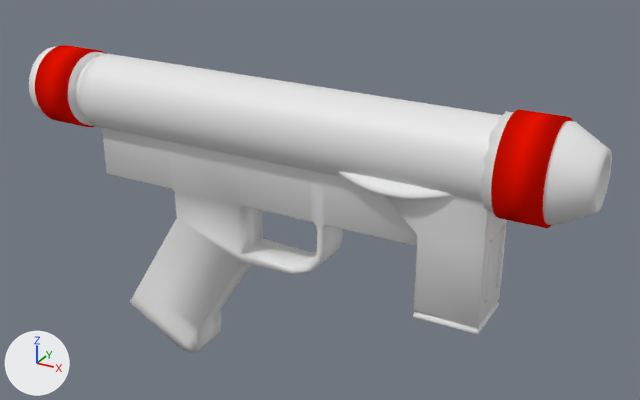
An edit to the Blender file Assets/Props (Assets)/Hand Weapons/se-14r.blend, drawn before and after from the same camera.
Before and after are seen from a 50 mm lens placed at (0.222, -0.315, 0.125), pointed at (0.041, 0.014, -0.04). Lighting does not change. The marker at lower left points along +X, +Y and +Z.

The first picture shows 'Butt Grip', 'Flash Suppresor', 'Flash Suppressor Grip', 'Magazine', 'Magazine Details', 'Main Barrel', 'Plane.002', 'Receiver'.
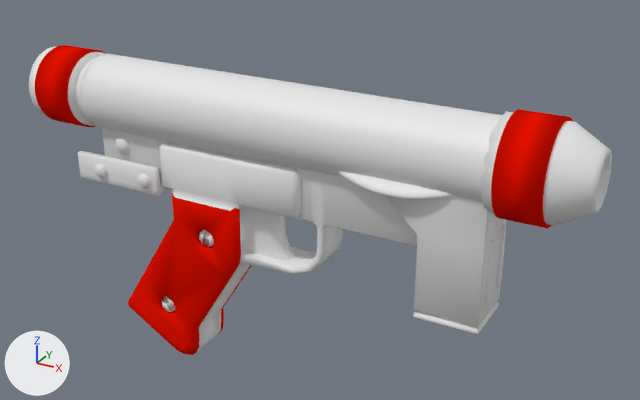
Diff of the bpy script that builds the scene:
```diff
--- a/Assets/Props (Assets)/Hand Weapons/se-14r.blend.py
+++ b/Assets/Props (Assets)/Hand Weapons/se-14r.blend.py
@@ ob_rear_clamp @@
+ob_rear_clamp = bpy.data.objects.new('Rear Clamp', me_cube_003)  # 16 vertices, 13 faces; spans x -0.0815..-0.0322, y -0.013..0.0, z -0.0435..-0.0292; modifiers MIRROR, BEVEL
+ob_rear_clamp.location = (0.0, 0.0, 0.0)
@@ ob_tirgger @@
+ob_tirgger = bpy.data.objects.new('Tirgger', me_cube_004)  # 88 vertices, 70 faces; spans x 0.001..0.0352, y -0.0051..0.0051, z -0.066..-0.0383
+ob_tirgger.location = (0.0, 0.0, 0.0)
@@ ob_handgrip @@
+ob_handgrip = bpy.data.objects.new('Handgrip', me_cube_005)  # 100 vertices, 94 faces; spans x -0.0585..0.0122, y -0.0138..-0.0096, z -0.1296..-0.0399; in mat_grip (red #e71200); modifiers MIRROR
+ob_handgrip.location = (0.0, 0.0, 0.0)
@@ ob_receiver_side_panel @@
+ob_receiver_side_panel = bpy.data.objects.new('Receiver Side Panel', me_cube_006)  # 20 vertices, 13 faces; spans x -0.0304..0.0445, y -0.0135..-0.0096, z -0.0412..-0.0159; modifiers MIRROR, BEVEL
+ob_receiver_side_panel.location = (0.0, 0.0, 0.0)
@@ ob_flathead_screw @@
+ob_flathead_screw = bpy.data.objects.new('Flathead Screw', me_cylinder_002)  # 24 vertices, 19 faces; spans x -0.00428..0.00426, y -0.00427..0.00426, z 0.0012..0.00528
+ob_flathead_screw.location = (-0.0055, -0.0072, -0.0593)
+ob_flathead_screw.rotation_euler = (1.571, 1.571, 0.0)  # degrees (90, 90, 0)
@@ ob_flathead_screw_001 @@
+ob_flathead_screw_001 = bpy.data.objects.new('Flathead Screw.001', me_cylinder_002.copy())
+ob_flathead_screw_001.location = (-0.0314, -0.0072, -0.1024)
+ob_flathead_screw_001.rotation_euler = (1.571, 3.603, 0.0)  # degrees (90, 206, 0)
@@ ob_cylinder @@
+ob_cylinder = bpy.data.objects.new('Cylinder', me_cylinder_008)  # 40 vertices, 33 faces; spans x -0.00344..0.00343, y -0.00274..0.0, z -0.00344..0.00343
+ob_cylinder.location = (-0.0394, -0.0124, -0.0364)
+ob_cylinder.rotation_euler = (0.0, 0.355, 0.0)  # degrees (0, 20, 0)
@@ ob_cylinder_001 @@
+ob_cylinder_001 = bpy.data.objects.new('Cylinder.001', me_cylinder_008.copy())
+ob_cylinder_001.location = (-0.0662, -0.0124, -0.0364)
+ob_cylinder_001.rotation_euler = (0.0, 0.355, 0.0)  # degrees (0, 20, 0)
@@ ob_cylinder_002 @@
+ob_cylinder_002 = bpy.data.objects.new('Cylinder.002', me_cylinder_008.copy())
+ob_cylinder_002.location = (-0.0541, -0.0084, -0.0223)
+ob_cylinder_002.rotation_euler = (0.0, 0.355, 0.0)  # degrees (0, 20, 0)
+ob_cylinder_002.scale = (1.2, 1.2, 1.2)
```

Changed parts and their boxes (x1, y1, x2, y2) in the pictures (640 x 400 px):
'Handgrip', added (red)
    after: (128, 194, 251, 355)
'Receiver Side Panel', added
    after: (159, 142, 301, 219)
'Rear Clamp', added
    after: (78, 151, 170, 196)
'Tirgger', added
    after: (245, 207, 295, 260)
'Cylinder.002', added
    after: (115, 137, 130, 155)
'Flathead Screw', added
    after: (199, 229, 214, 247)
'Flathead Screw.001', added
    after: (162, 296, 176, 312)
'Cylinder', added
    after: (138, 174, 151, 189)
'Cylinder.001', added
    after: (95, 164, 107, 178)
'Receiver', unchanged, covered by the edit
    before: (102, 128, 417, 353)
    after: (102, 128, 417, 351)
